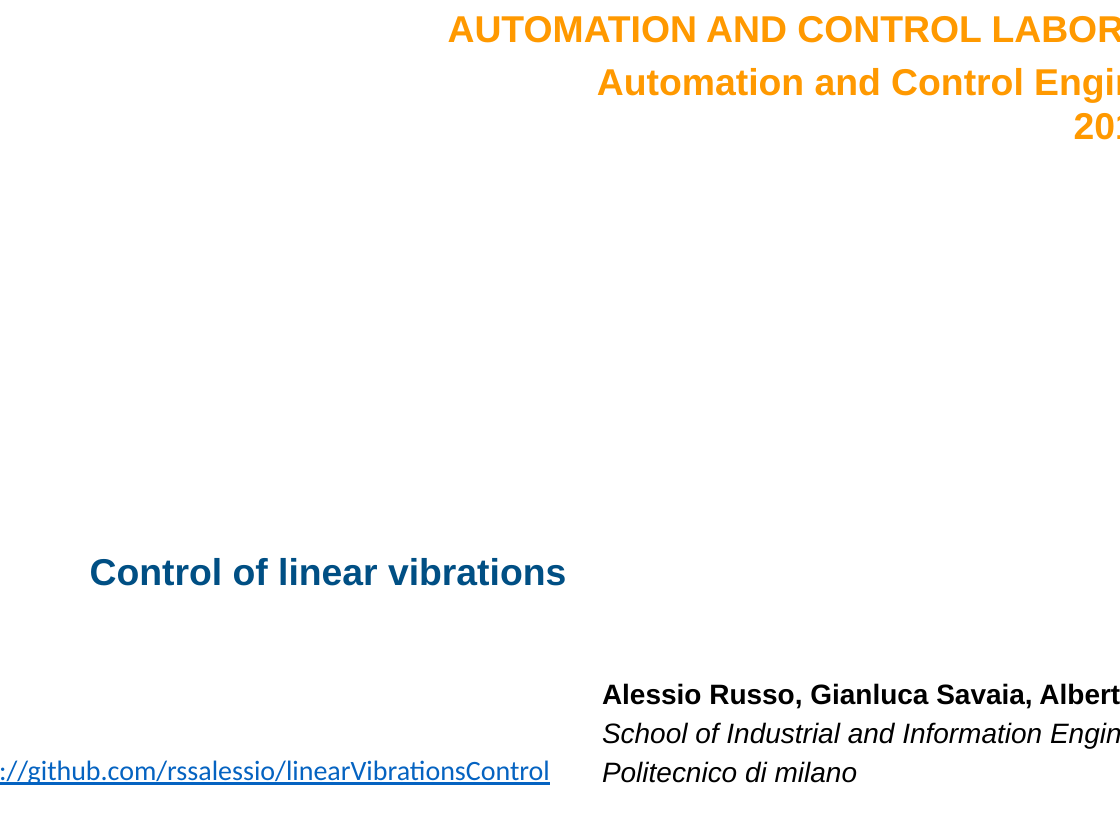
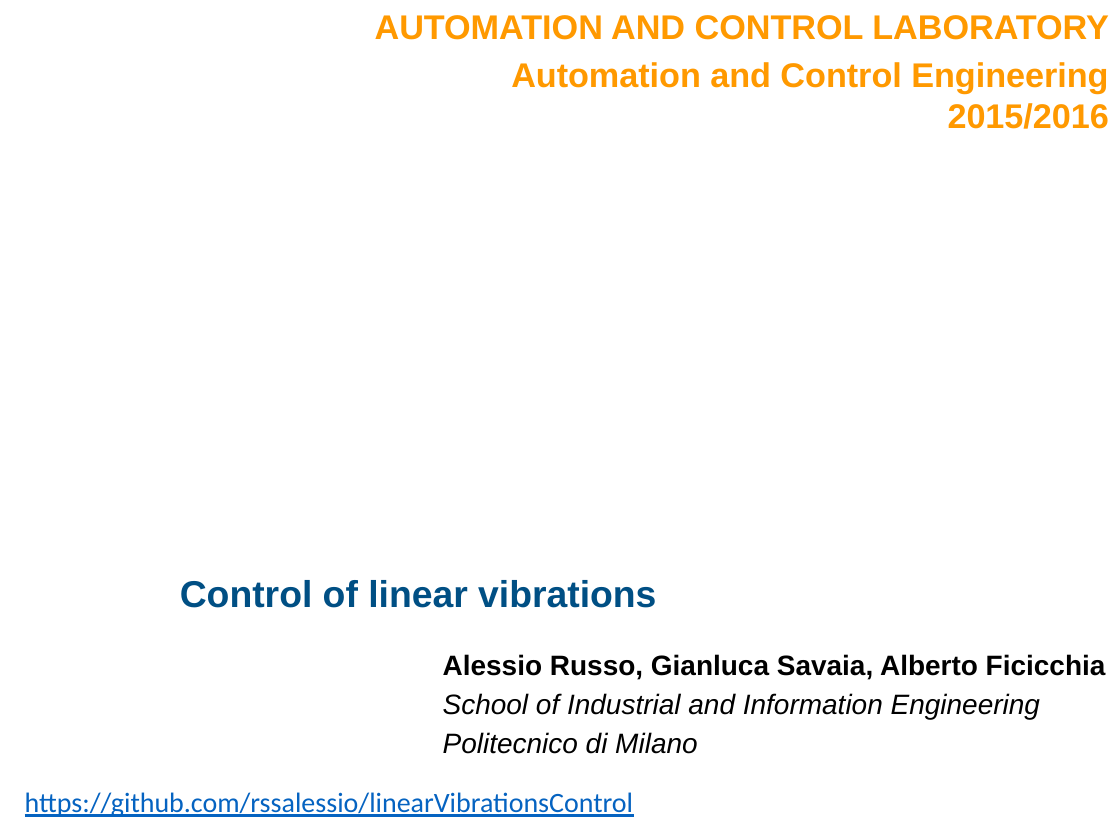
Before and after one commit to rssalessio/Control-Linear-Vibrations, a slide deck: slide 1 of finalPresentation/Part 1/Part1.pptx. Drawn at 1120x840 pixels with LibreOffice and Linux fonts; fonts in the diff are those of the drawing; background and template pictures are left out. Boxes give left, top, right and bottom in pixels: in the first picture for what was removed or moved away, otherwise in the second. Text is boxed around its words. In the diff, an @@ line names an element or a change of style, - is before the commit and + after.

```diff
--- a/finalPresentation/Part 1/Part1.pptx
+++ b/finalPresentation/Part 1/Part1.pptx
@@ text "AUTOMATION AND CONTROL LABORATORY": place and size @@
-text "AUTOMATION AND CONTROL LABORATORY" at [448,16,1024,96]
+text "AUTOMATION AND CONTROL LABORATORY" at [375,15,1109,129]
@@ text "AUTOMATION AND CONTROL LABORATORY" at [375,15,1109,129]: size 24 to 22 pt @@
@@ text "Control of linear vibrations": place and size @@
-text "Control of linear vibrations" at [90,558,566,586]
+text "Control of linear vibrations" at [180,580,656,608]
@@ text "Alessio Russo, Gianluca Savaia, Alberto ...": place and size @@
-text "Alessio Russo, Gianluca Savaia, Alberto ..." at [602,683,1042,783]
+text "Alessio Russo, Gianluca Savaia, Alberto ..." at [443,654,1106,754]
@@ text at [443,732,697,754]: text changed @@
-Politecnico di milano
+Politecnico di Milano
@@ text "https://github.com/rssalessio/linearVibrationsControl" rewrapped from [0,760,550,785] to [25,792,633,817] @@
```
Also in this commit, not shown: 7 other slides changed.
